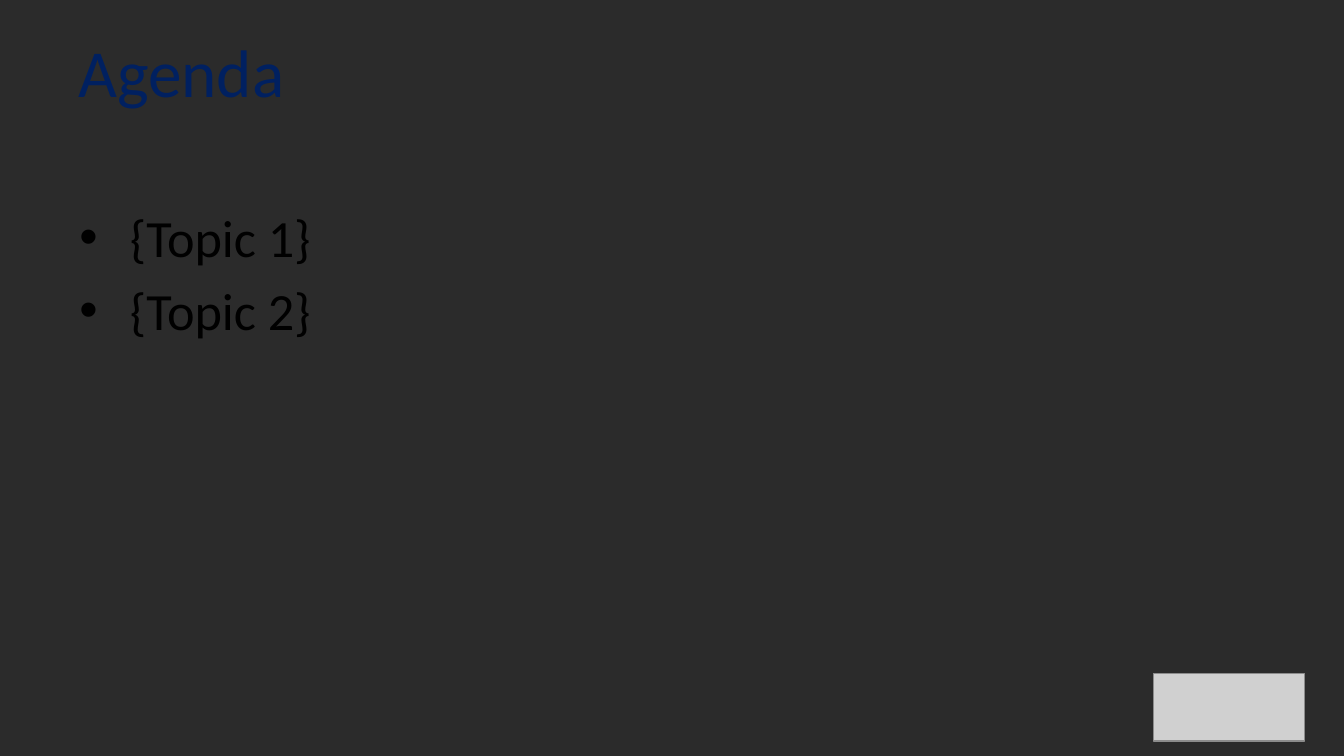
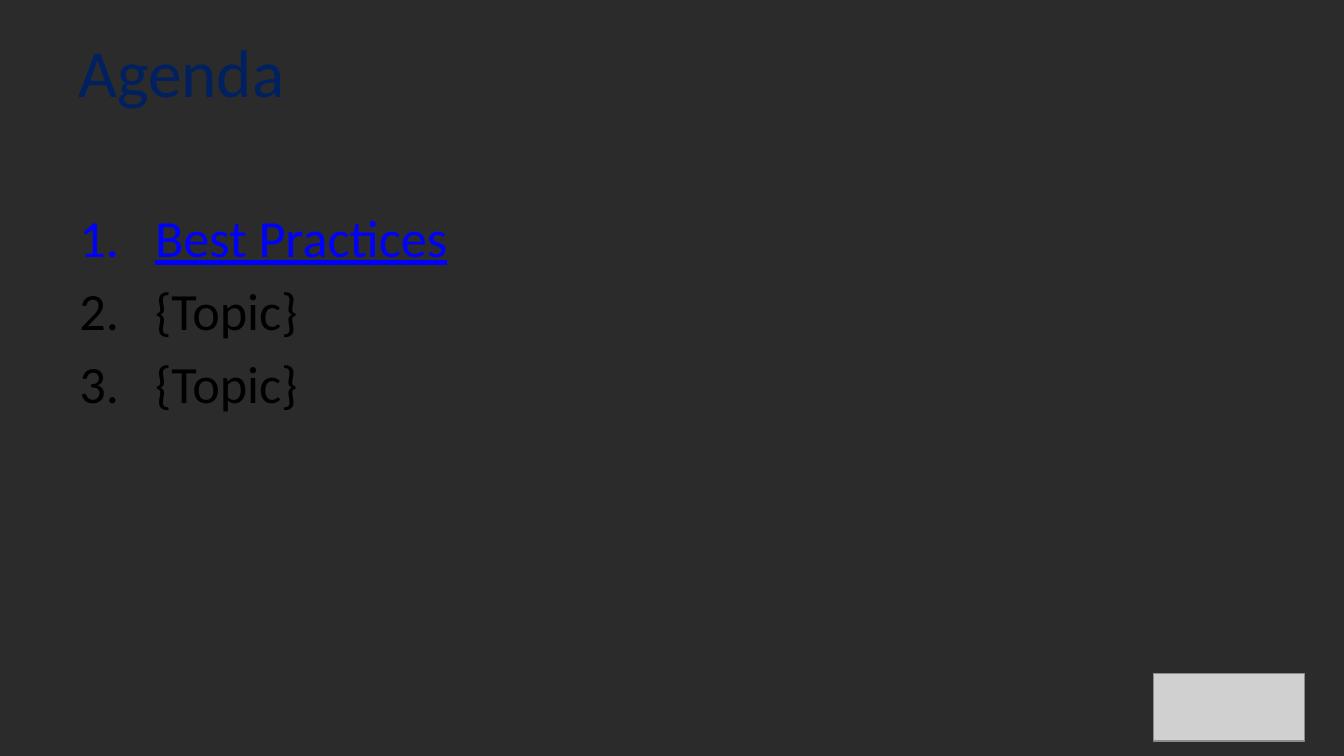
Before and after one commit to Alan-Lomax/MERG-SIG-Presentations, a slide deck: slide 2 of Part 0 - Presentation Template.potx. Drawn at 1344x756 pixels with LibreOffice and Linux fonts; fonts in the diff are those of the drawing; grey boxes stand for pictures; background and template pictures are left out; a plain dark background stands for a picture behind light text. Boxes give left, top, right and bottom in pixels: in the first picture for what was removed or moved away, otherwise in the second. Text is boxed around its words. In the diff, an @@ line names an element or a change of style, - is before the commit and + after.

```diff
--- a/Part 0 - Presentation Template.potx
+++ b/Part 0 - Presentation Template.potx
@@ text at bbox=[155, 221, 448, 411]: text changed @@
-• {Topic 1}
-• {Topic 2}
+1. Best Practices
+2. {Topic}
+3. {Topic}
```
Also in this commit, not shown: 2 other slides changed, 6 slides added.
